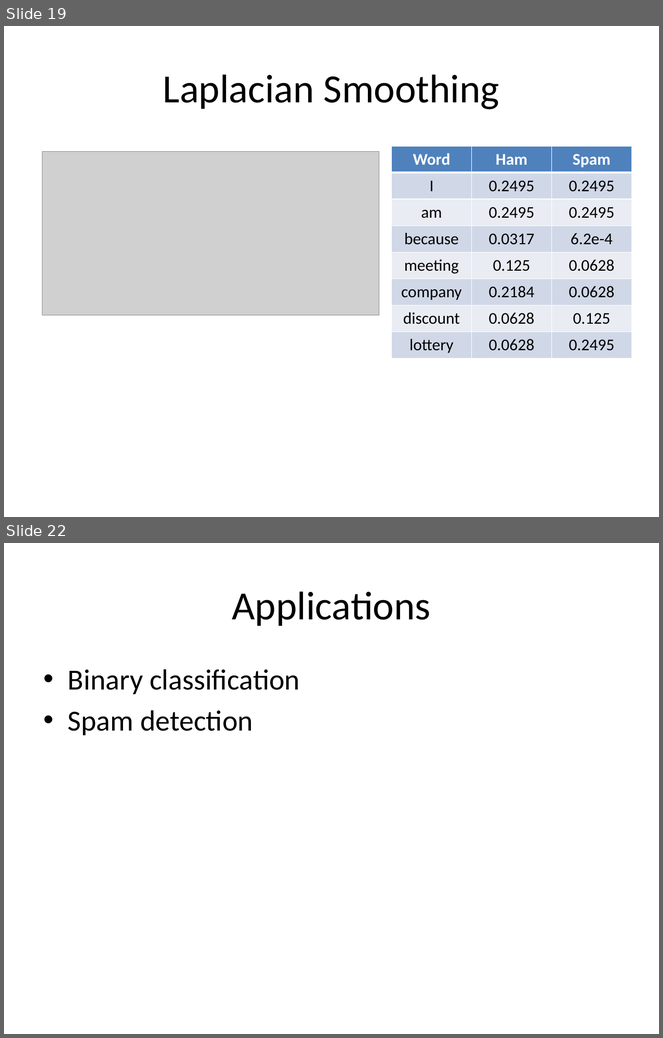
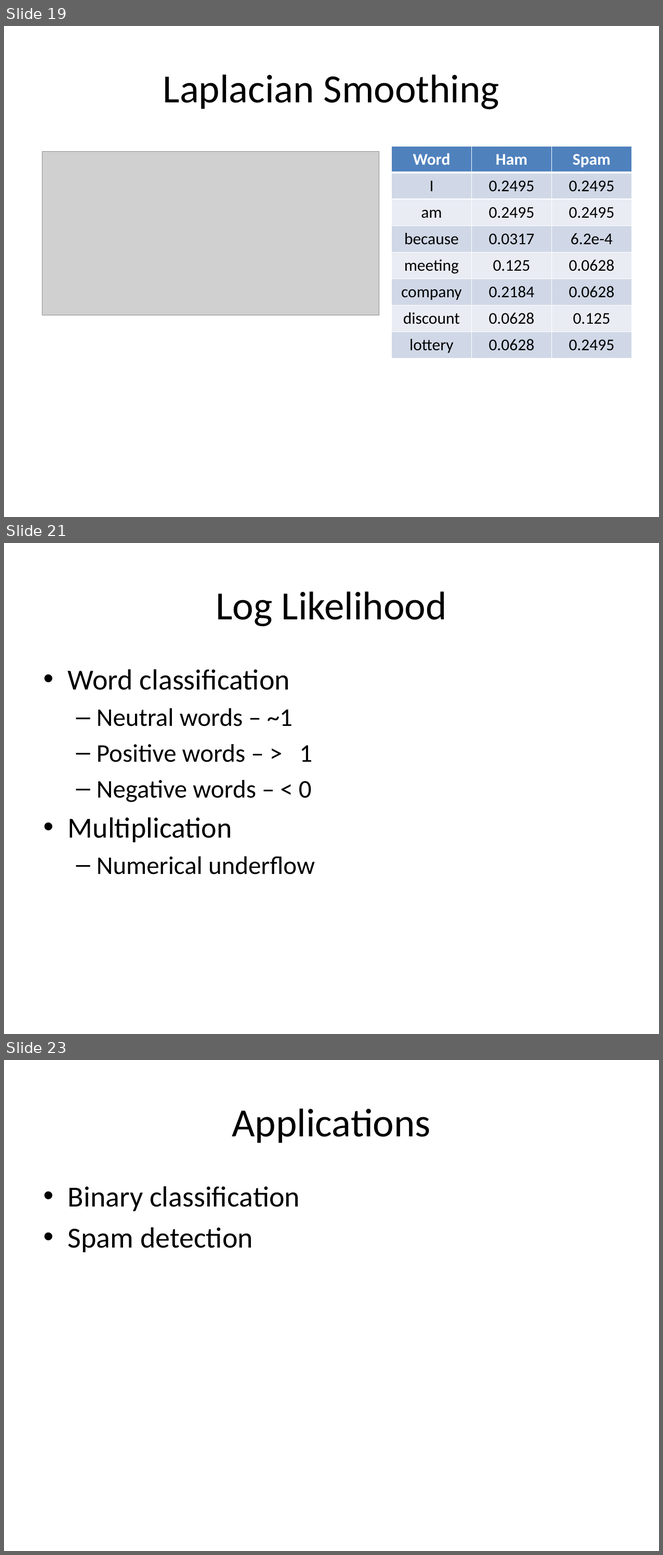
Before and after one commit to look4pritam/ArtificialIntelligence, a slide deck: MachineLearning/NaiveBayes/NaiveBayes.pptx. Shown one above the other, each under a label of ours: slides 19 and 22 before the commit, slides 19, 21 and 23 after it; the slides between them are not shown. The pictures are 663x1038 and 663x1555 pixels, drawn with LibreOffice and Linux fonts; fonts in the diff are those of the drawing; grey boxes stand for pictures. Boxes give left, top, right and bottom in pixels: in the first picture for what was removed or moved away, otherwise in the second. Text is boxed around its words. In the diff, an @@ line names an element or a change of style, - is before the commit and + after.

```diff
--- a/MachineLearning/NaiveBayes/NaiveBayes.pptx
+++ b/MachineLearning/NaiveBayes/NaiveBayes.pptx
@@ slide 21 added at (4, 543, 659, 1034), background #FFFFFF @@
@@ title added at (216, 591, 447, 627), 44 pt, text #000000 @@
+Log Likelihood
@@ text added at (68, 669, 315, 875), 28 pt, text #000000 @@
+• Word classification
+  – Neutral words – ~1
+  – Positive words – > 1
+  – Negative words – < 0
+• Multiplication
+  – Numerical underflow
@@ what was slide 22 is now slide 23 @@
```
Also in this commit, not shown: 3 slides changed.
